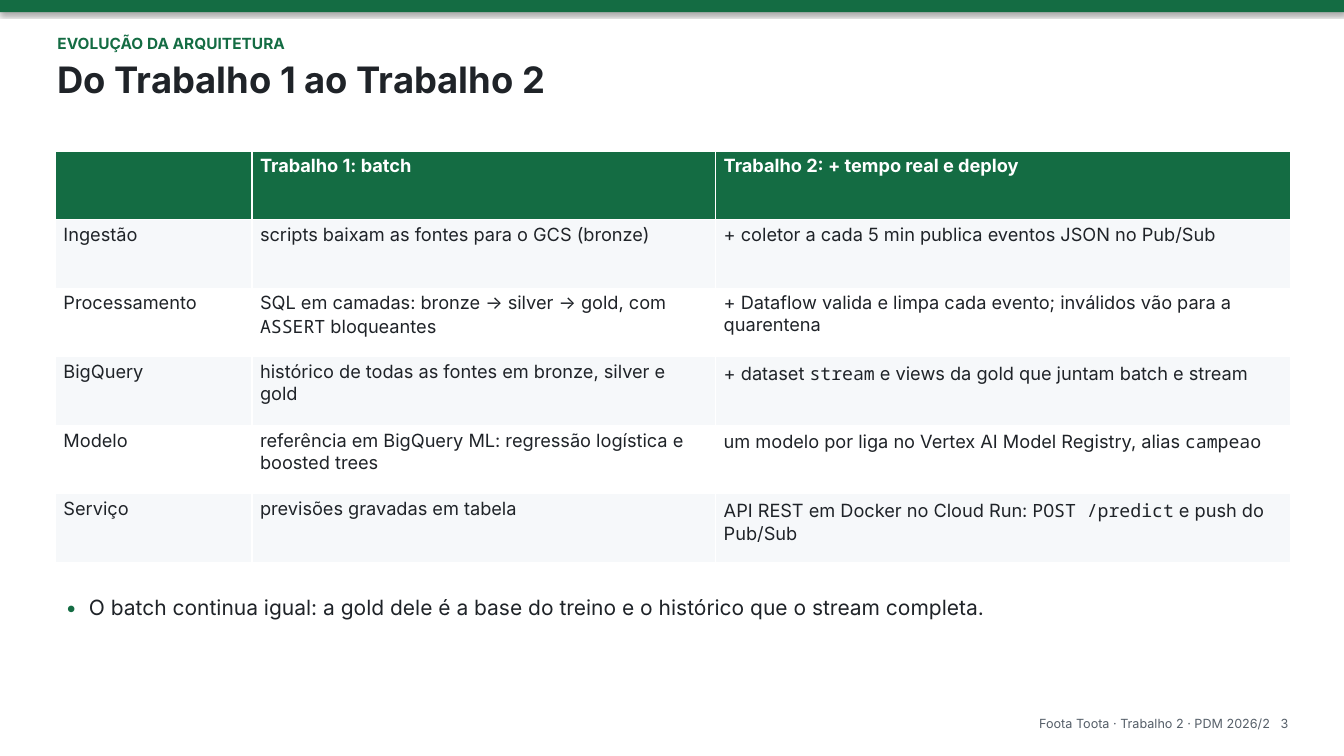
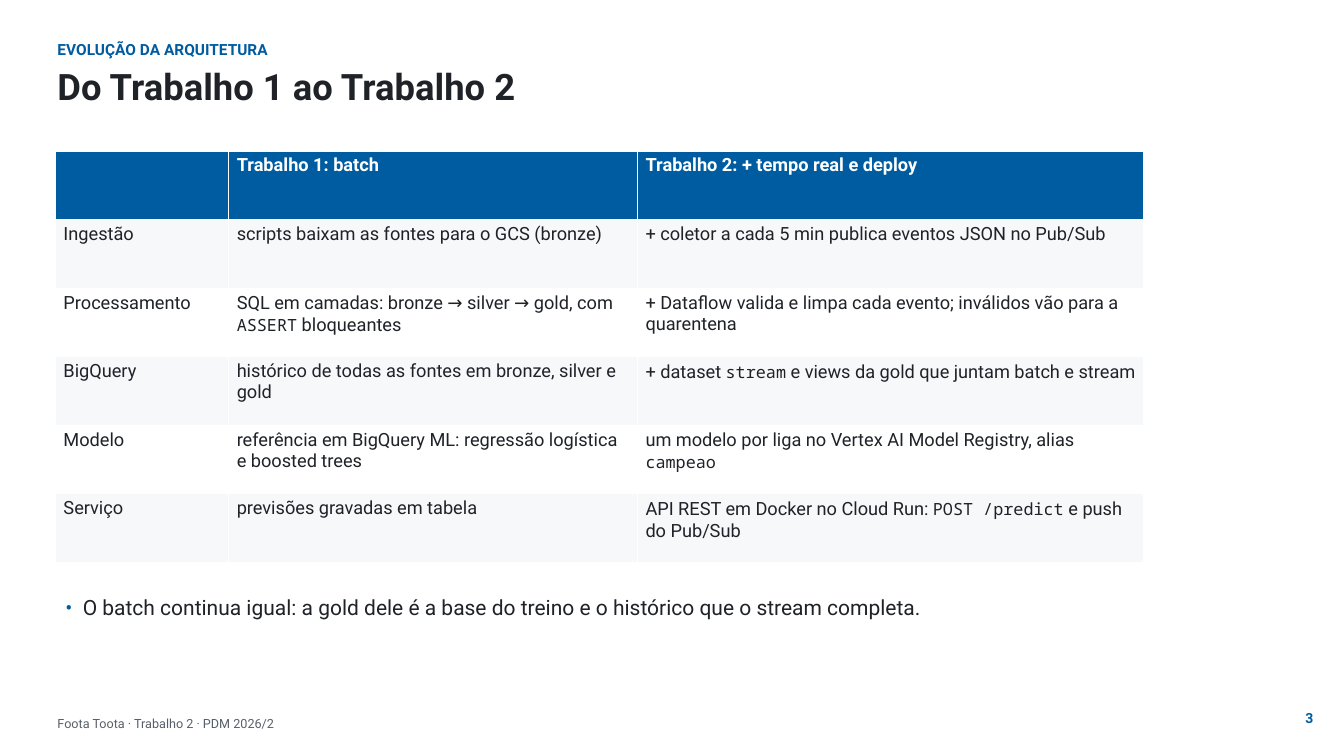
Before and after one commit to phael-exe/foota-toota, a slide deck: slide 3 of docs/apresentacao/trabalho2.pptx. Drawn at 1344x756 pixels with LibreOffice and Linux fonts; fonts in the diff are those of the drawing; background and template pictures are left out. Boxes give left, top, right and bottom in pixels: in the first picture for what was removed or moved away, otherwise in the second. Text is boxed around its words. In the diff, an @@ line names an element or a change of style, - is before the commit and + after.

```diff
--- a/docs/apresentacao/trabalho2.pptx
+++ b/docs/apresentacao/trabalho2.pptx
@@ rectangle removed at box(0, 0, 1344, 12) @@
@@ text "EVOLUÇÃO DA ARQUITETURA" at box(57, 42, 268, 59): font Inter to Roboto, text colour #146C43 to #005CA1 @@
@@ text "Do Trabalho 1 ao Trabalho ..." at box(57, 72, 515, 101): font Inter to Roboto @@
@@ table at box(55, 151, 1145, 563) @@
@@ fill #146C43 to #005CA1 in row 1 @@
@@ font Inter to Roboto @@
@@ size 13 to 12 pt in "ASSERT", "stream", "campeao", "POST /predict" @@
@@ table: place and size @@
-table at box(55, 151, 1291, 563)
+table at box(55, 151, 1145, 563)
@@ text "• O batch continua igual: ..." at box(83, 599, 920, 620): font Inter to Roboto; text colour #146C43 to #005CA1 in "•" @@
@@ text at box(57, 718, 274, 729): text changed; font Inter to Roboto @@
-Foota Toota · Trabalho 2 · PDM 2026/2 3
+Foota Toota · Trabalho 2 · PDM 2026/2
@@ text added at box(1305, 713, 1313, 723), 10 pt, text #005CA1, bold @@
+3
```
Also in this commit, not shown: 16 other slides changed, 1 slide added, 4 other files.
